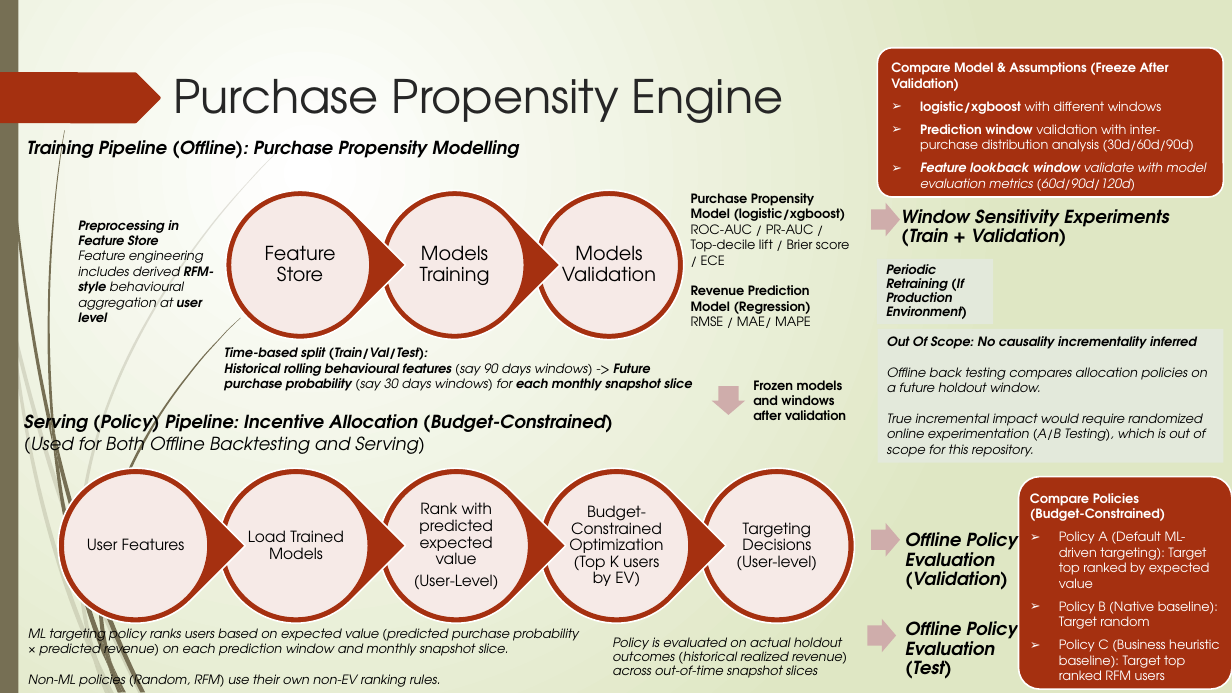
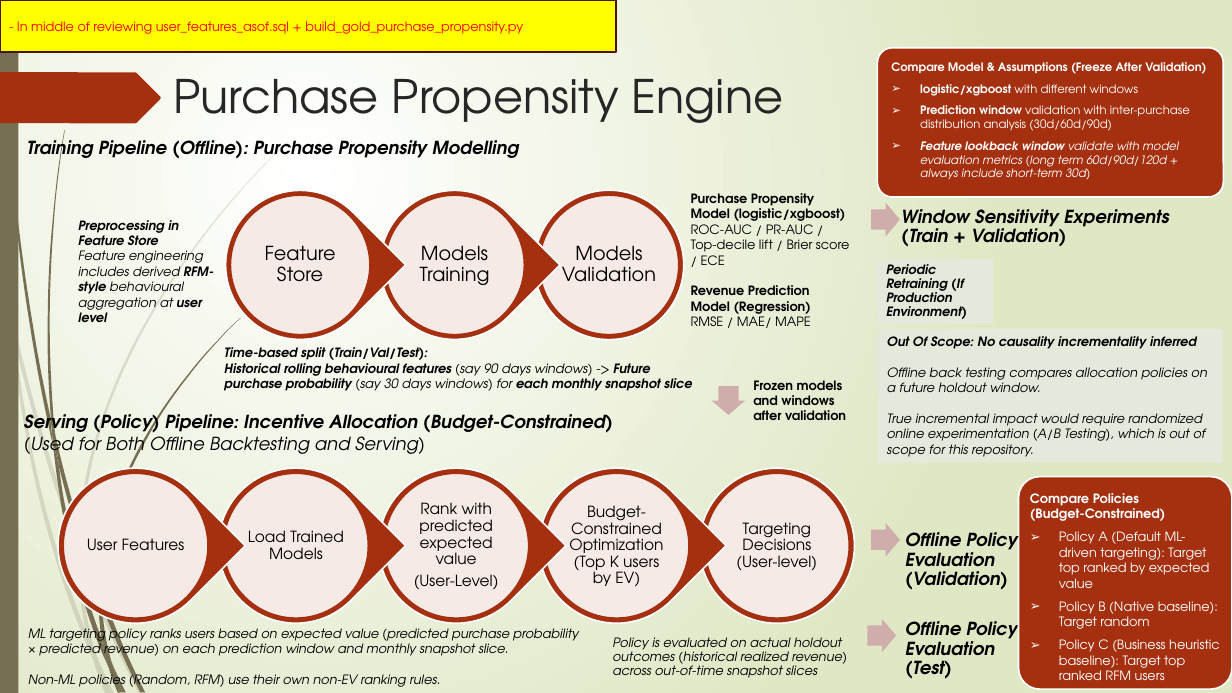
Before and after one commit to Phrey001/mle-marketplace-growth, a slide deck: slide 4 of docs/architecture.pptx. Drawn at 1232x693 pixels with LibreOffice and Linux fonts; fonts in the diff are those of the drawing. Boxes give left, top, right and bottom in pixels: in the first picture for what was removed or moved away, otherwise in the second. Text is boxed around its words. In the diff, an @@ line names an element or a change of style, - is before the commit and + after.

Commit message:
checkpt, reviewing repo

```diff
--- a/docs/architecture.pptx
+++ b/docs/architecture.pptx
@@ rectangle added at <box>0,0,616,52</box>, fill #FFFF00, outline #481507 1.25 pt, 10 pt, text #FF0000 @@
+- In middle of reviewing user_features_asof.sql + build_gold_purchase_propensity.py
@@ text at <box>891,62,1206,131</box>: size 10 to 9 pt in "Compare Model & Assumptions (Freeze After Validation)", "logistic/xgboost with different windows", "Prediction window validation with inter-purchase distributio ..." @@
@@ text at <box>920,141,1179,180</box>: text changed; size 10 to 9 pt @@
-  ➢ Feature lookback window validate with model evaluation metrics (60d/90d/120d)
+  ➢ Feature lookback window validate with model evaluation metrics (long term 60d/90d/120d + always include short-term 30d)
```
Also in this commit, not shown: 4 other slides changed, 59 other files.
